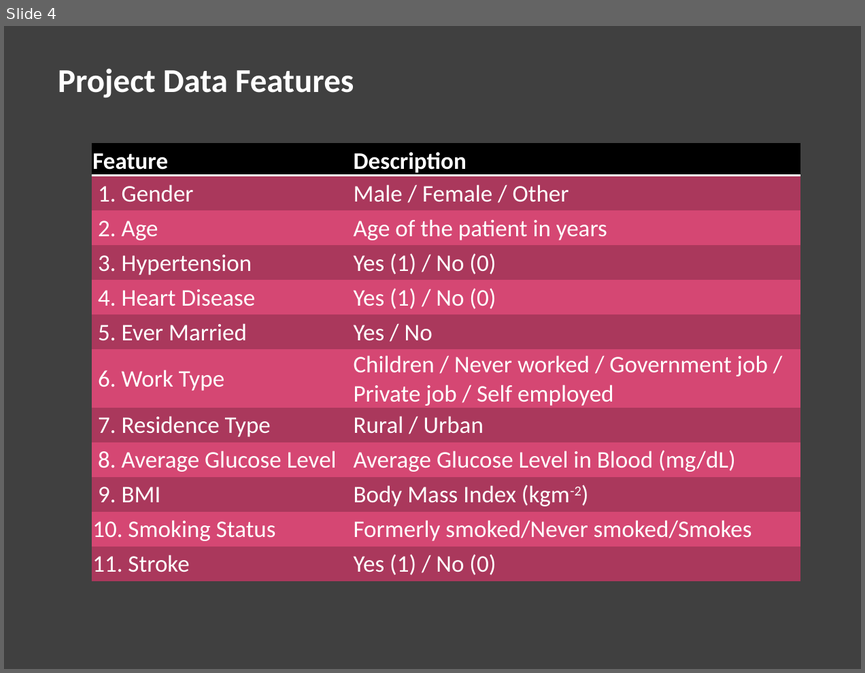
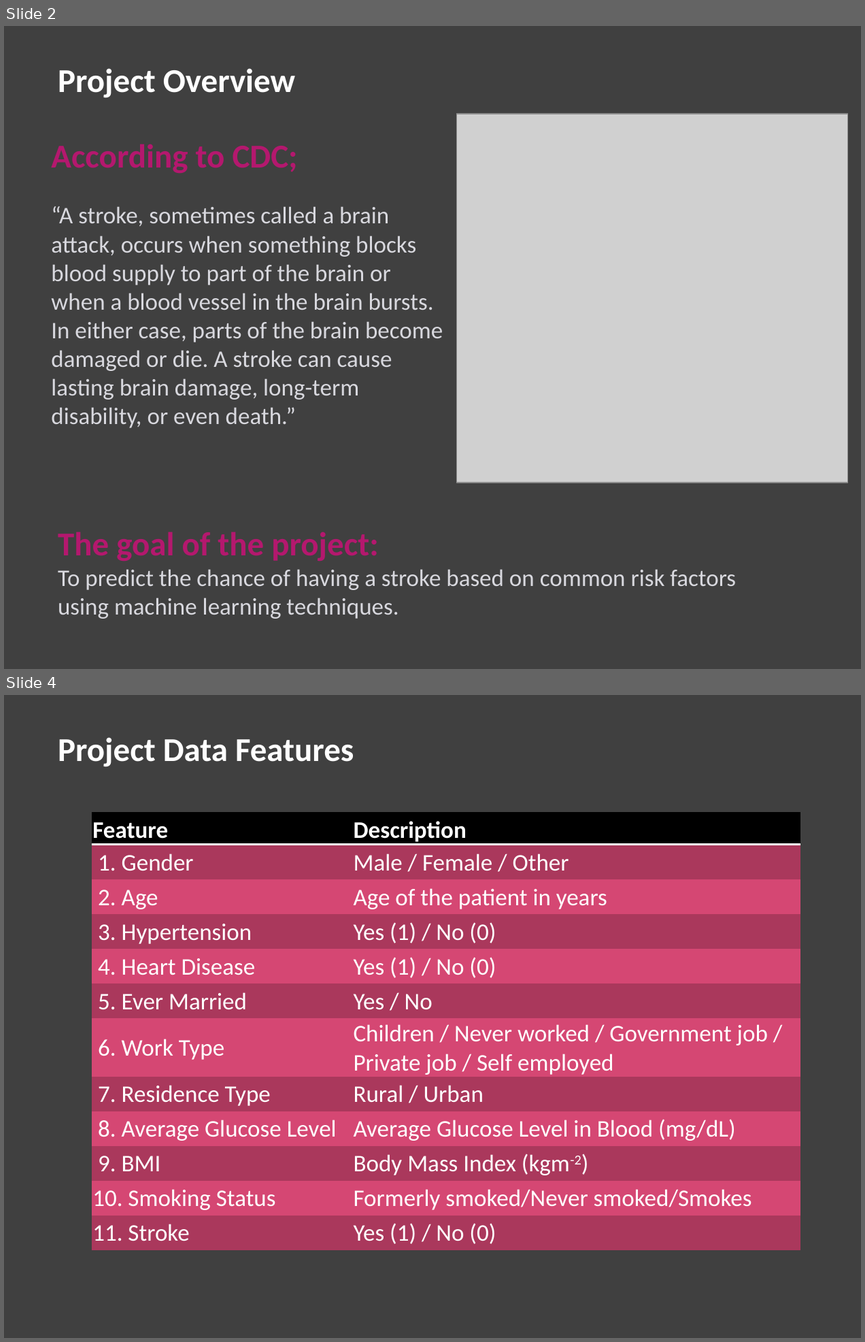
Before and after one commit to sheha919/Stroke_Prediction, a slide deck: stroke_pred_presentation.pptx. Shown one above the other, each under a label of ours: slide 4 before the commit, slides 2 and 4 after it; the slides between them are not shown. The pictures are 865x673 and 865x1342 pixels, drawn with LibreOffice and Linux fonts; fonts in the diff are those of the drawing; grey boxes stand for pictures. Boxes give left, top, right and bottom in pixels: in the first picture for what was removed or moved away, otherwise in the second. Text is boxed around its words. In the diff, an @@ line names an element or a change of style, - is before the commit and + after.

```diff
--- a/stroke_pred_presentation.pptx
+++ b/stroke_pred_presentation.pptx
@@ slide 2 added at [4, 26, 861, 669], background #404040 @@
@@ text added at [58, 68, 295, 98], 28 pt, text #FFFFFF, bold @@
+Project Overview
@@ picture added at [456, 114, 848, 482] @@
@@ text added at [51, 144, 443, 428], 20 pt, text #D8D8DE @@
+According to CDC;
+“A stroke, sometimes called a brain attack, occurs when something blocks blood supply to part of the brain or when a blood vessel in the brain bursts. In either case, parts of the brain become damaged or die. A stroke can cause lasting brain damage, long-term disability, or even death.”
@@ text added at [58, 531, 736, 618], 20 pt, text #D8D8DE @@
+The goal of the project:
+To predict the chance of having a stroke based on common risk factors using machine learning techniques.
```
Also in this commit, not shown: 3 slides changed, 7 other slides added, 3 slides removed.
